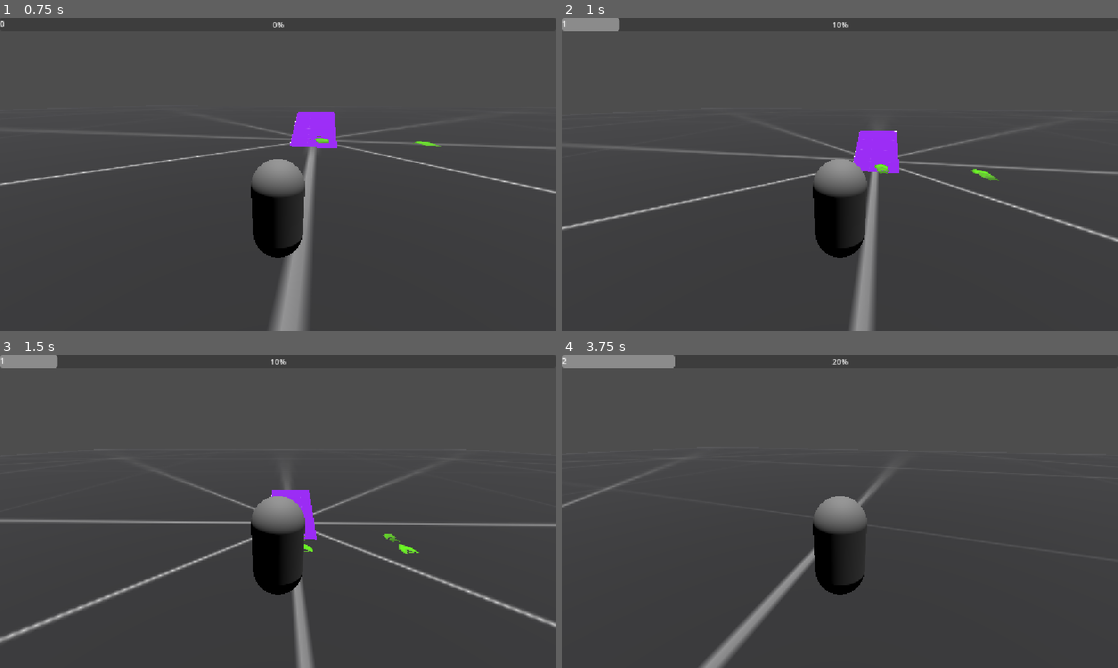
Above: before the commit, frames 1-4 (two rows, left to right).
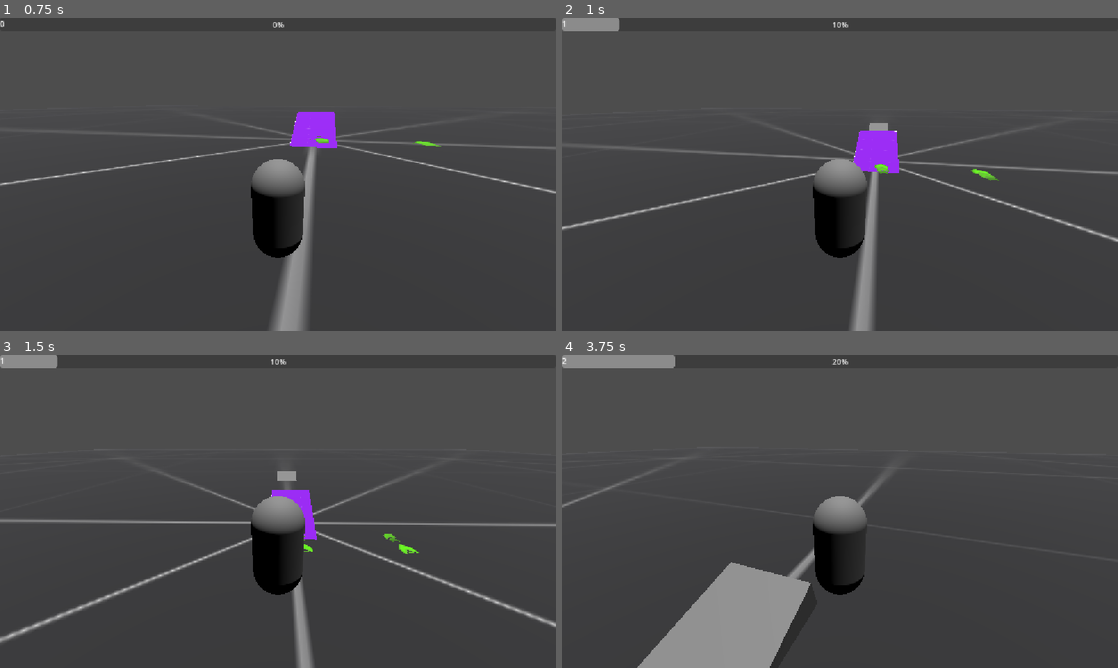
Above: after the commit, the same moments.

Repository: Manzzis/Empanadas-Shaan
Game: Godot game, scene res://Escenas/Nivel layout/prueba_de_rampas.tscn
Same seed, same stepped clock (60 frames per second), same inputs: the game is played once before the commit and once after it. The project has no main scene, so this scene is started directly.
Inputs:
- Up to frame 1 (0.75 s): tap Enter (ui_accept) at 0.5 s; hold W (Adelante) from 0.53 s (still down); hold Tab (Dash) from 0.53 s (still down)
- Up to frame 2 (1 s): keep holding W (Adelante); keep holding Tab (Dash); tap Space (Salto) at 0.77 s
- Up to frame 3 (1.5 s): release W (Adelante) at 1.28 s; release Tab (Dash) at 1.28 s; hold S (Atras) from 1.28 s (still down); tap D (Girar_der) at 1.35 s
- Up to frame 4 (3.75 s): tap Space (Salto) at 1.52, 3.02 s; release S (Atras) at 2.03 s; hold Tab (Dash) 2.03-2.78 s; hold W (Adelante) 2.03-3.53 s; tap D (Girar_der) at 2.85 s; hold A (Girar_izq) from 3.53 s (still down); hold Tab (Dash) from 3.53 s (still down)

Frame 1 is identical in both runs. In frame 2, less than 0.1% of the frame differs, in the area x 55-59%, y 33-36%; in frame 3, 0.1%; in frame 4, 5.7%, in the area x 13-45%, y 66-100%.

Commit message:
Escena de rampa

Diff:
--- a/Empanadas Shaan/Escenas/Acelerador/acelerador.tscn
+++ b/Empanadas Shaan/Escenas/Acelerador/acelerador.tscn
@@ -1,7 +1,7 @@
 [gd_scene format=3 uid="uid://bphunwswutu0h"]
 
 [ext_resource type="Script" uid="uid://bxajb106jgb3d" path="res://Escenas/Acelerador/acelerador.gd" id="1_81311"]
-[ext_resource type="Texture2D" uid="uid://dljir24hlhwa8" path="res://Assets/arrows.png" id="1_lsam4"]
+[ext_resource type="Texture2D" uid="uid://dljir24hlhwa8" path="res://Assets/acelerador/arrows.png" id="1_lsam4"]
 
 [sub_resource type="StandardMaterial3D" id="StandardMaterial3D_pk0j2"]
 transparency = 2
--- a/Empanadas Shaan/Escenas/Nivel layout/prueba_de_rampas.tscn
+++ b/Empanadas Shaan/Escenas/Nivel layout/prueba_de_rampas.tscn
@@ -5,6 +5,7 @@
 [ext_resource type="PackedScene" uid="uid://bphunwswutu0h" path="res://Escenas/Acelerador/acelerador.tscn" id="3_2w2d7"]
 [ext_resource type="PackedScene" uid="uid://bhchrl4j2v56e" path="res://Escenas/Personaje/Personaje.tscn" id="4_sy7rq"]
 [ext_resource type="PackedScene" uid="uid://bivugwdeo8gv0" path="res://Escenas/UI/hud.tscn" id="5_gi2ri"]
+[ext_resource type="PackedScene" uid="uid://beytwbect050c" path="res://Escenas/Rampas/Rampa_1.tscn" id="6_2w2d7"]
 
 [sub_resource type="StandardMaterial3D" id="StandardMaterial3D_gi2ri"]
 albedo_texture = ExtResource("1_iwnqm")
@@ -44,3 +45,6 @@
 transform = Transform3D(1, 0, 0, 0, 0.077731155, 0.99697435, 0, -0.99697435, 0.077731155, 0, 38.384735, 0)
 
 [node name="HUD" parent="." unique_id=1796567116 instance=ExtResource("5_gi2ri")]
+
+[node name="Area3D" parent="." unique_id=353421338 instance=ExtResource("6_2w2d7")]
+transform = Transform3D(1, 0, 0, 0, 1, 0, 0, 0, 1, 16.92471, 0.63804245, 0)
--- /dev/null
+++ b/Empanadas Shaan/Escenas/Rampas/Rampa_1.tscn
@@ -0,0 +1,22 @@
+[gd_scene format=3 uid="uid://beytwbect050c"]
+
+[ext_resource type="Script" uid="uid://mjrq21eawlu3" path="res://Scripts/Elementos de juego/Rampa/rampa.gd" id="1_a5p1g"]
+
+[sub_resource type="PrismMesh" id="PrismMesh_hjg70"]
+left_to_right = 0.9
+
+[sub_resource type="BoxShape3D" id="BoxShape3D_tiug6"]
+
+[node name="Area3D" type="Area3D" unique_id=353421338]
+script = ExtResource("1_a5p1g")
+
+[node name="CSGMesh3D" type="CSGMesh3D" parent="." unique_id=174811226]
+transform = Transform3D(3.0987937, 0, 0, 0, 1, 0, 0, 0, 2.8641813, 0, 0, 0)
+use_collision = true
+mesh = SubResource("PrismMesh_hjg70")
+
+[node name="CollisionShape3D" type="CollisionShape3D" parent="." unique_id=389985302]
+transform = Transform3D(3.1894276, 0, 0, 0, 1.2406018, 0, 0, 0, 2.9771621, 0, 0.08576238, 0)
+shape = SubResource("BoxShape3D_tiug6")
+
+[connection signal="body_entered" from="." to="." method="_on_body_entered"]
--- /dev/null
+++ b/Empanadas Shaan/Scripts/Elementos de juego/Rampa/rampa.gd
@@ -0,0 +1,9 @@
+class_name Rampa extends Area3D
+
+var jugador : Jugador
+
+func _on_body_entered(body: Node3D) -> void:
+	if body is Jugador:
+		jugador = body
+		jugador.rampa_actual = self
+		print("funcó", jugador.rampa_actual)
--- a/Empanadas Shaan/Scripts/Elementos de juego/personaje/Script de personaje/jugador.gd
+++ b/Empanadas Shaan/Scripts/Elementos de juego/personaje/Script de personaje/jugador.gd
@@ -19,6 +19,8 @@
 var riel_actual : Riel3D = null
 @export var fuerza_salto : float = 8.0
 var direccion_delantera : bool = false
+
+var rampa_actual : Rampa = null
 
 var grindeando = false
 
Renamed: Empanadas Shaan/Assets/arrows.png -> Empanadas Shaan/Assets/acelerador/arrows.png
Not shown, changed: Empanadas Shaan/Assets/acelerador/arrows.png.import
Not shown, added: Empanadas Shaan/Scripts/Elementos de juego/Rampa/rampa.gd.uid
